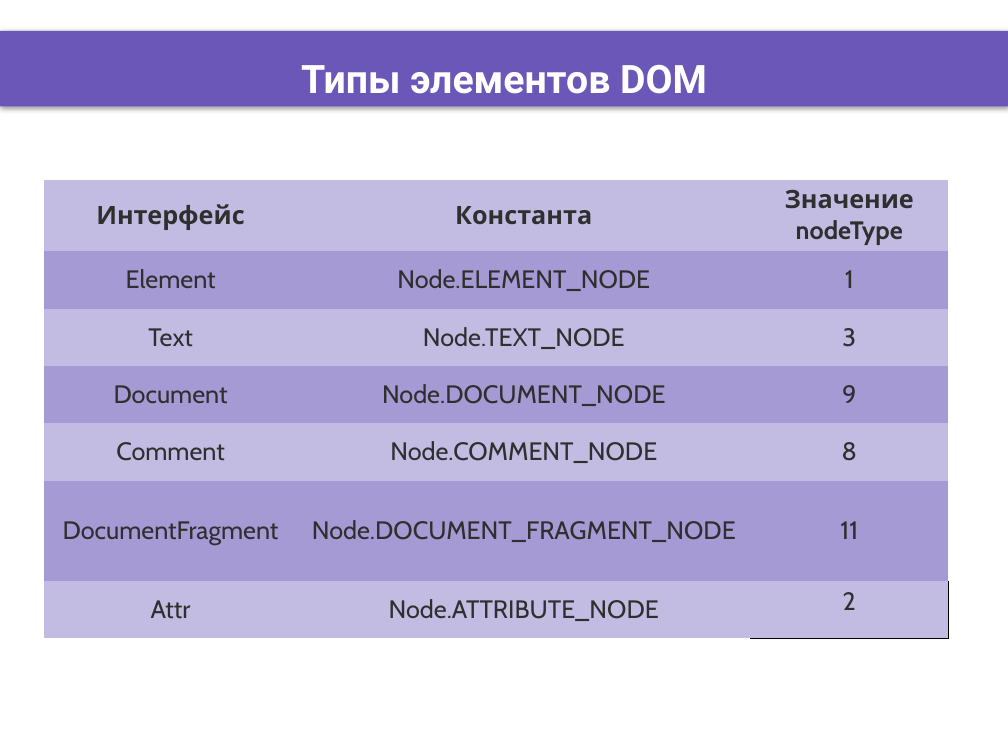
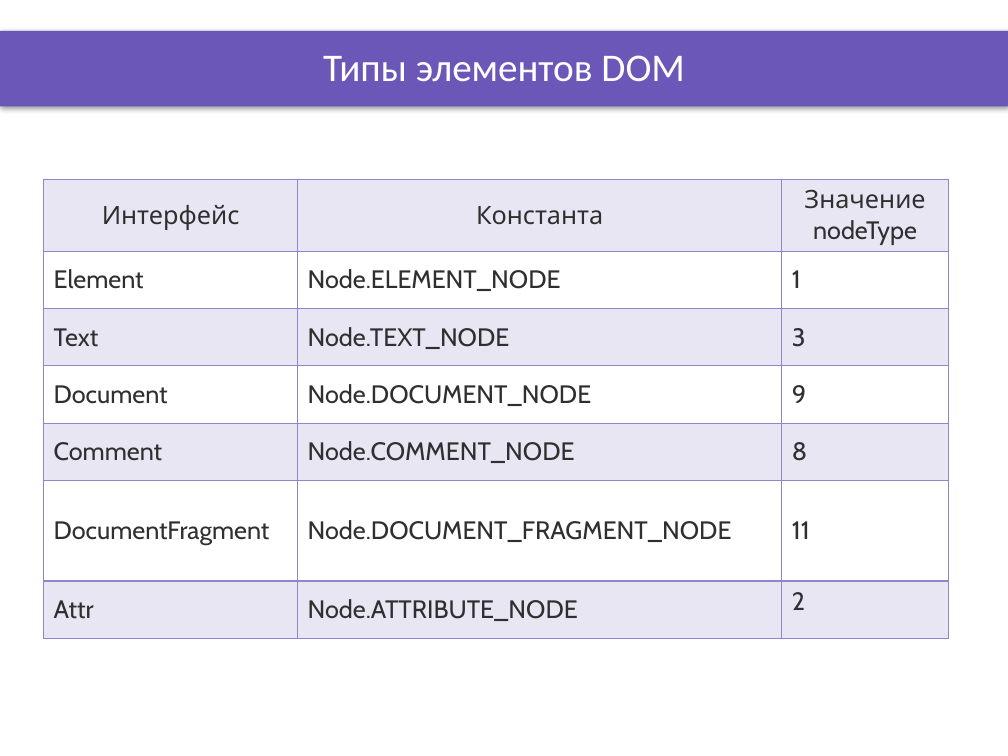
Before and after one commit to DinamickaDevelopment/Ignite-1, a slide deck: slide 6 of 001_JavaScript/006_lesson/Presentation/Document_page_objects.pptx. Drawn at 1008x756 pixels with LibreOffice and Linux fonts; fonts in the diff are those of the drawing; background and template pictures are left out. Boxes give left, top, right and bottom in pixels: in the first picture for what was removed or moved away, otherwise in the second. Text is boxed around its words. In the diff, an @@ line names an element or a change of style, - is before the commit and + after.

```diff
--- a/001_JavaScript/006_lesson/Presentation/Document_page_objects.pptx
+++ b/001_JavaScript/006_lesson/Presentation/Document_page_objects.pptx
@@ title "Типы элементов DOM" at [323, 55, 684, 81]: font Roboto to Calibri, bold off @@
@@ table at [43, 179, 948, 637] @@
@@ fill #C3BCE2 to #9184CA at 20% opacity in 12 cells @@
@@ fill #A69AD4 to none in 9 cells @@
@@ bold off in "Интерфейс", "Константа", "Значение nodeType" @@
@@ alignment centre to left @@
@@ borders changed @@
```
Also in this commit, not shown: 6 other slides changed, 9 other files.
